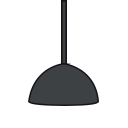
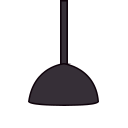
Comparing the layer stacks of the two (128, 128) images. Changes:
painted on "LampShade" over [28, 63, 99, 106]
painted on "LampHang" over [60, 0, 68, 72]
